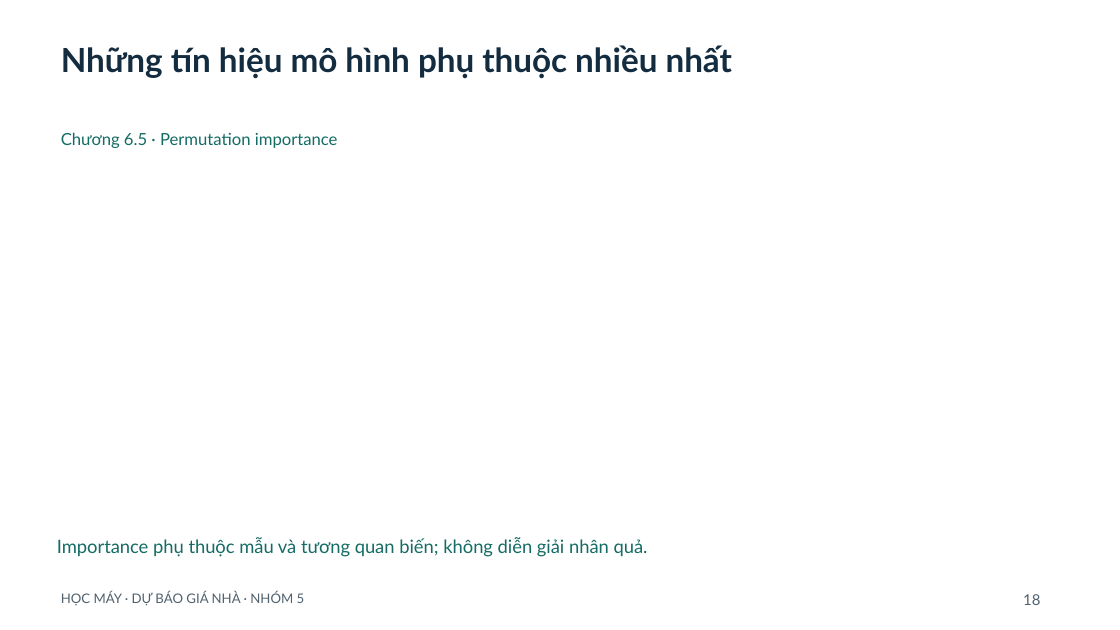
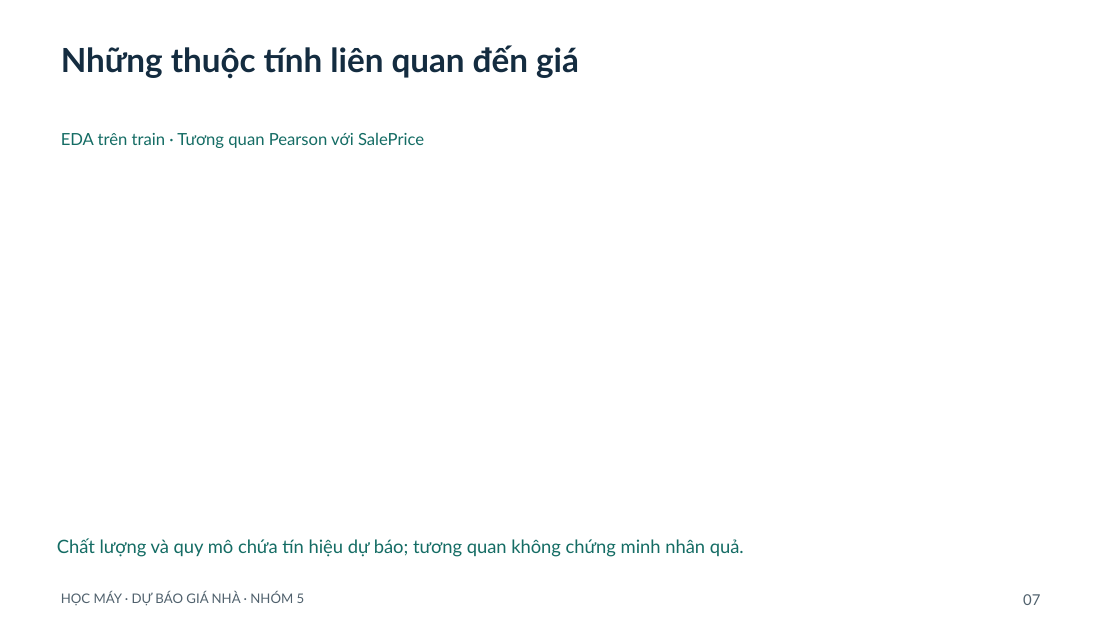
Before and after one commit to ngtd-2609/ames-house-price-prediction, a slide deck: slide 7 of slides/Slide_Hoc_may.pptx (slide 18 before the commit). Drawn at 1120x630 pixels with LibreOffice and Linux fonts; fonts in the diff are those of the drawing. Boxes give left, top, right and bottom in pixels: in the first picture for what was removed or moved away, otherwise in the second. Text is boxed around its words. In the diff, an @@ line names an element or a change of style, - is before the commit and + after.

```diff
--- a/slides/Slide_Hoc_may.pptx
+++ b/slides/Slide_Hoc_may.pptx
@@ text at box(61, 45, 579, 78): text changed @@
-Những tín hiệu mô hình phụ thuộc nhiều nhất
+Những thuộc tính liên quan đến giá
@@ text at box(61, 132, 424, 148): text changed @@
-Chương 6.5 · Permutation importance
+EDA trên train · Tương quan Pearson với SalePrice
@@ text at box(57, 538, 744, 557): text changed @@
-Importance phụ thuộc mẫu và tương quan biến; không diễn giải nhân quả.
+Chất lượng và quy mô chứa tín hiệu dự báo; tương quan không chứng minh nhân quả.
@@ text at box(1023, 594, 1040, 605): text changed @@
-18
+07
```
Also in this commit, not shown: 19 other slides changed, 4 slides added, 4 slides removed, 1 other file.
